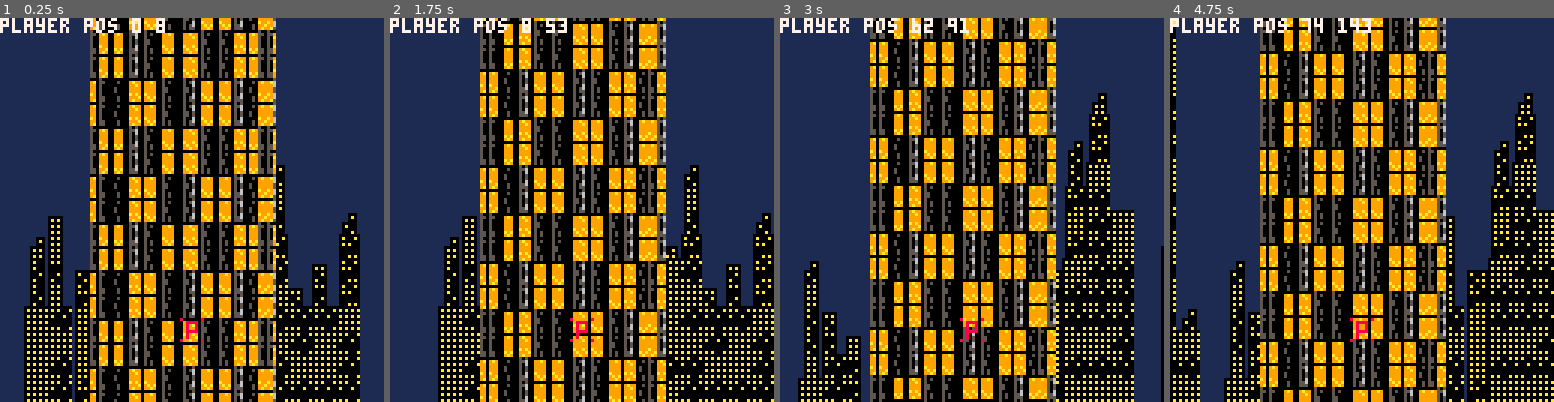
Above: before the commit, frames 1-4 (left to right).
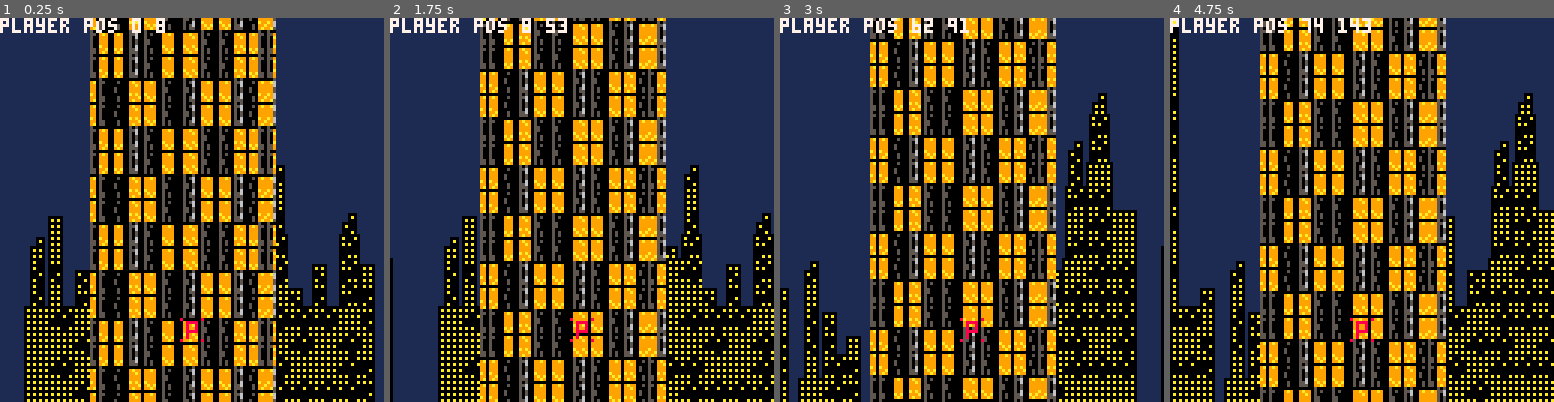
Above: after the commit, the same moments.

Repository: totobono4/microtower
Game: PICO-8 cartridge microtower.p8
Two runs of this game, one before a commit and one after it. Both use one fixed random seed, a clock stepped at 60 frames per second and the inputs below.
Inputs:
- Up to frame 1 (0.25 s): no input
- Up to frame 2 (1.75 s): hold Right from 1.6 s (still down)
- Up to frame 3 (3 s): release Right at 2.1 s; hold Right from 2.47 s (still down)
- Up to frame 4 (4.75 s): release Right at 3.03 s; hold Left 3.08-3.58 s; hold Right 4.02-4.68 s

The runs differ from the first frame. In frame 1, 2.0% of the frame differs, in the area x 13-98%, y 64-100%; in frame 2, 0.3%; in frame 3, 1.4%; in frame 4, 2.9%, in the area x 1-97%, y 2-100%.

Commit message:
update sprites

Diff:
--- a/microtower.p8
+++ b/microtower.p8
@@ -184,7 +184,7 @@
 function draw_blocs()
 	local p=tower.p
 	for i=-3,14 do
-		for j=-6,8 do
+		for j=-6,7 do
 			local y=flr(p.y/8)+i
 			local x=flr(p.x/8)+j
 
@@ -263,19 +263,19 @@
 
 
 __map__
-1010101010101010101010101010101010101010223435101010101010101010040404040404040400000000000000000000000000000000000000000000000000000000000000000000000000000000000000000000000000000000000000000000000000000000000000000000000000000000000000000000000000000000
-1010101010101010101010101010101010101010343434101010101010101010040404040404040400000000000000000000000000000000000000000000000000000000000000000000000000000000000000000000000000000000000000000000000000000000000000000000000000000000000000000000000000000000
-1010101010101010101010101010101010101010343534101010101010101010050505050505050500000000000000000000000000000000000000000000000000000000000000000000000000000000000000000000000000000000000000000000000000000000000000000000000000000000000000000000000000000000
-1010101010211010101010101010101010101010343435101010101010101010050505050505050500000000000000000000000000000000000000000000000000000000000000000000000000000000000000000000000000000000000000000000000000000000000000000000000000000000000000000000000000000000
-1010101010321010101010101010101010101010343535101010101010101010040404040404040400000000000000000000000000000000000000000000000000000000000000000000000000000000000000000000000000000000000000000000000000000000000000000000000000000000000000000000000000000000
-1010101023321010101010101010101010101010343535101010101010101010040404040404040400000000000000000000000000000000000000000000000000000000000000000000000000000000000000000000000000000000000000000000000000000000000000000000000000000000000000000000000000000000
-1010101033341010101010231010101010101010343434101010101010101010040404040404040400000000000000000000000000000000000000000000000000000000000000000000000000000000000000000000000000000000000000000000000000000000000000000000000000000000000000000000000000000000
-1010101032351010101010311010101010101010353535101010101010102710050505050505050500000000000000000000000000000000000000000000000000000000000000000000000000000000000000000000000000000000000000000000000000000000000000000000000000000000000000000000000000000000
-1010261030353410101010331010231010101010353435101010101022253710040404040404040400000000000000000000000000000000000000000000000000000000000000000000000000000000000000000000000000000000000000000000000000000000000000000000000000000000000000000000000000000000
-1021361032353410221022321010321010101022353434101010101030353710040404040404040400000000000000000000000000000000000000000000000000000000000000000000000000000000000000000000000000000000000000000000000000000000000000000000000000000000000000000000000000000000
-1033372234353510321034351027321010101034343535101023101030343510040404040404040400000000000000000000000000000000000000000000000000000000000000000000000000000000000000000000000000000000000000000000000000000000000000000000000000000000000000000000000000000000
-1033363235353510301034342737321010101035343534101031101032353410050405040504050400000000000000000000000000000000000000000000000000000000000000000000000000000000000000000000000000000000000000000000000000000000000000000000000000000000000000000000000000000000
-1034353035353510321034353535341010231034353435231033271030353510040504050405040500000000000000000000000000000000000000000000000000000000000000000000000000000000000000000000000000000000000000000000000000000000000000000000000000000000000000000000000000000000
-1034343034343510301034343534351021311034353434341033372632353410050405040504050400000000000000000000000000000000000000000000000000000000000000000000000000000000000000000000000000000000000000000000000000000000000000000000000000000000000000000000000000000000
-1034353035353510321035353434351031331034343435351031353732353410040404040404040400000000000000000000000000000000000000000000000000000000000000000000000000000000000000000000000000000000000000000000000000000000000000000000000000000000000000000000000000000000
-1034353234343410321034353535351031311034343534341034353730343510040404040404040400000000000000000000000000000000000000000000000000000000000000000000000000000000000000000000000000000000000000000000000000000000000000000000000000000000000000000000000000000000
+1010101010101010101010101010101010101010223435381010101010101010040404040404040400000000000000000000000000000000000000000000000000000000000000000000000000000000000000000000000000000000000000000000000000000000000000000000000000000000000000000000000000000000
+1010101010101010101010101010101010101010343434381010101010101010040404040404040400000000000000000000000000000000000000000000000000000000000000000000000000000000000000000000000000000000000000000000000000000000000000000000000000000000000000000000000000000000
+1010101010101010101010101010101010101010343534381010101010101010050505050505050500000000000000000000000000000000000000000000000000000000000000000000000000000000000000000000000000000000000000000000000000000000000000000000000000000000000000000000000000000000
+1010101010211010101010101010101010101010343435381010101010101010050505050505050500000000000000000000000000000000000000000000000000000000000000000000000000000000000000000000000000000000000000000000000000000000000000000000000000000000000000000000000000000000
+1010101010321010101010101010101010101010343535381010101010101010040404040404040400000000000000000000000000000000000000000000000000000000000000000000000000000000000000000000000000000000000000000000000000000000000000000000000000000000000000000000000000000000
+1010101023321010101010101010101010101010343535381010101010101010040404040404040400000000000000000000000000000000000000000000000000000000000000000000000000000000000000000000000000000000000000000000000000000000000000000000000000000000000000000000000000000000
+1010101033343810101010231010101010101010343434381010101010101010040404040404040400000000000000000000000000000000000000000000000000000000000000000000000000000000000000000000000000000000000000000000000000000000000000000000000000000000000000000000000000000000
+1010101032353810101010311010101010101010353535381010101010102710050505050505050500000000000000000000000000000000000000000000000000000000000000000000000000000000000000000000000000000000000000000000000000000000000000000000000000000000000000000000000000000000
+1010261030353438101010331010231010101010353435381010101022253710040404040404040400000000000000000000000000000000000000000000000000000000000000000000000000000000000000000000000000000000000000000000000000000000000000000000000000000000000000000000000000000000
+1021361032353438221022321010321010101022353434381010101030353710040404040404040400000000000000000000000000000000000000000000000000000000000000000000000000000000000000000000000000000000000000000000000000000000000000000000000000000000000000000000000000000000
+1033372234353538321034351027322610101034343535381023101030343538040404040404040400000000000000000000000000000000000000000000000000000000000000000000000000000000000000000000000000000000000000000000000000000000000000000000000000000000000000000000000000000000
+1033363235353538301034342737323710101035343534382731101032353438050405040504050400000000000000000000000000000000000000000000000000000000000000000000000000000000000000000000000000000000000000000000000000000000000000000000000000000000000000000000000000000000
+1034353435353538321034353535343710231034353435353633271030353538040504050405040500000000000000000000000000000000000000000000000000000000000000000000000000000000000000000000000000000000000000000000000000000000000000000000000000000000000000000000000000000000
+1034343535343538301034343534353621311034353434343733372632353438050405040504050400000000000000000000000000000000000000000000000000000000000000000000000000000000000000000000000000000000000000000000000000000000000000000000000000000000000000000000000000000000
+1034353435353538321035353434353731331034343435353731353732353438040404040404040400000000000000000000000000000000000000000000000000000000000000000000000000000000000000000000000000000000000000000000000000000000000000000000000000000000000000000000000000000000
+1034343534343438321034353535353731311034343534343634353730343538040404040404040400000000000000000000000000000000000000000000000000000000000000000000000000000000000000000000000000000000000000000000000000000000000000000000000000000000000000000000000000000000
Not shown, changed: 24 lines of the sprite sheet (__gfx__) section of microtower.p8
